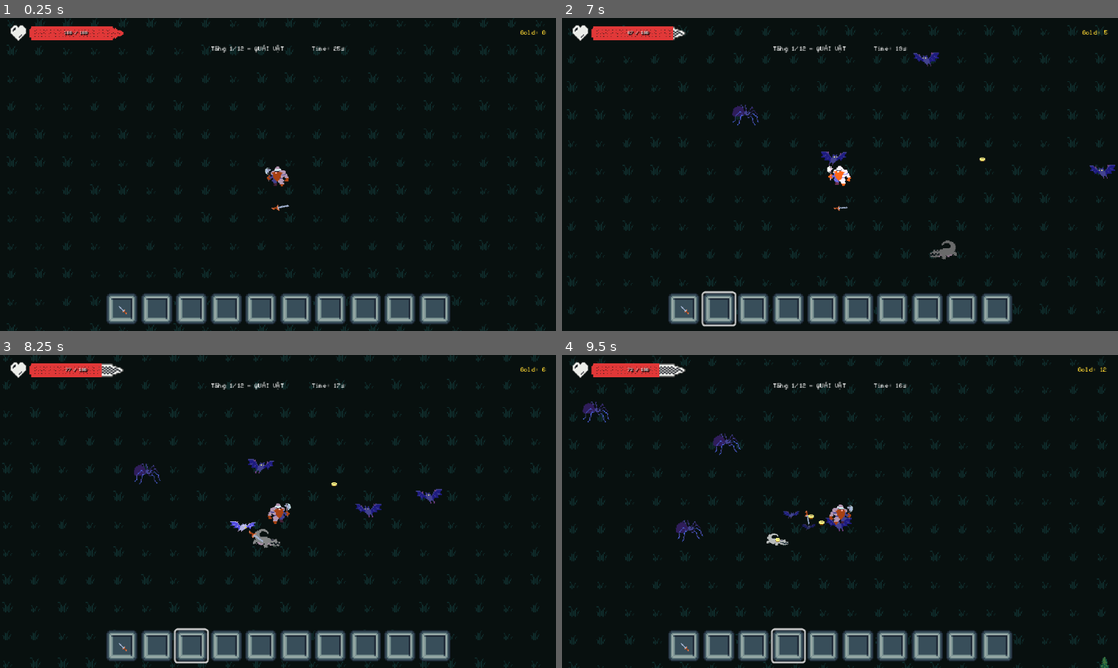
Above: before the commit, frames 1-4 (two rows, left to right).
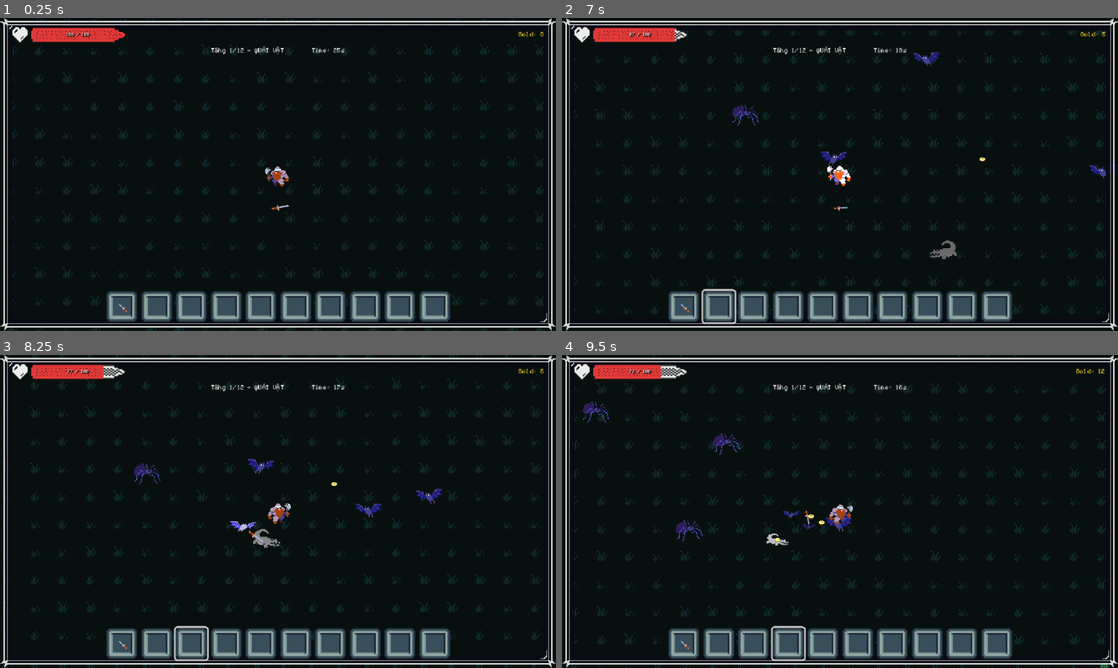
Above: after the commit, the same moments.

Repository: khanh-dinh26/NightSpire-Survival
Game: Godot game, scene res://src/arena/Arena.tscn
The game is run twice, just before and just after one commit, with the same random seed, the same clock (stepped at 60 frames per second) and the same inputs. This scene is started directly instead of the project's main scene. Sound files missing from this copy of the repository are replaced by a short silence.
Inputs (mouse positions are in pixels of both pictures, inside the frame that each line leads up to):
- Up to frame 1 (0.25 s): no input
- Up to frame 2 (7 s): click (684, 309) at 0.52 s; click "Hủy" at 1.25 s; tap Enter at 2 s; move the mouse to (962, 158) at 2.02 s; hold Right (ui_right) 2.03-2.78 s; tap E every 1.5 s from 2.1 to 6.6 s; move the mouse to (728, 190) at 2.77 s; hold Down (ui_down) 2.78-3.53 s; tap 1 at 2.85, 4.35, 5.85 s; move the mouse to (895, 105) at 3.52 s; hold Right (ui_right) 3.53-4.28 s; move the mouse to (812, 237) at 4.27 s; hold Up (ui_up) 4.28-5.03 s; move the mouse to (1006, 221) at 5.02 s; hold Left (ui_left) 5.03-6.53 s; move the mouse to (673, 127) at 5.77 s; move the mouse to (867, 174) at 6.52 s; hold Down (ui_down) from 6.53 s (still down)
- Up to frame 3 (8.25 s): move the mouse to (194, 433) at 7.27 s; release Down (ui_down) at 7.28 s; hold Right (ui_right) 7.28-8.03 s; tap 1 at 7.35 s; move the mouse to (400, 495) at 8.02 s; hold Up (ui_up) from 8.03 s (still down); tap E at 8.1 s
- Up to frame 4 (9.5 s): move the mouse to (728, 527) at 8.77 s; release Up (ui_up) at 8.78 s; hold Right (ui_right) from 8.78 s (still down); tap 1 at 8.85 s

The runs differ from the first frame. In frame 1, 7.1% of the frame differs, in the area x 0-100%, y 0-100%; in frame 2, 7.3%; in frame 3, 7.2%; in frame 4, 7.3%.

Commit message:
feat: show spell level on inventory slots and add decorative retro screen border

Diff:
--- a/src/ui/HUD.gd
+++ b/src/ui/HUD.gd
@@ -22,6 +22,7 @@
 @onready var endgame_panel: PanelContainer = $EndgamePanel
 @onready var endgame_menu_btn: Button = $EndgamePanel/Margin/VBox/Buttons/MenuButton
 @onready var endgame_darknight_btn: Button = $EndgamePanel/Margin/VBox/Buttons/DarkNightButton
+@onready var screen_border: NinePatchRect = $ScreenBorder
 
 var spawner: Spawner = null
 
@@ -50,6 +51,15 @@
 	_update_hp_display(GameManager.player_current_hp, GameManager.player_max_hp)
 	_on_gold_changed(GameManager.gold)
 	_update_buffs_display()
+	_update_screen_border()
+
+
+func _update_screen_border() -> void:
+	if screen_border != null:
+		if GameManager.is_dark_night:
+			screen_border.modulate = Color(0.85, 0.6, 1.0, 0.95)
+		else:
+			screen_border.modulate = Color(1.0, 1.0, 1.0, 0.9)
 
 
 func setup_spawner(p_spawner: Spawner) -> void:
@@ -156,6 +166,7 @@
 
 
 func _on_wave_started(floor_idx: int) -> void:
+	_update_screen_border()
 	var cfg: FloorConfig = GameManager.get_current_floor_config()
 	var type_str: String = "QUÁI VẬT"
 	if cfg != null:
--- a/src/ui/HUD.tscn
+++ b/src/ui/HUD.tscn
@@ -13,16 +13,31 @@
 [node name="HUD" type="CanvasLayer"]
 script = ExtResource("1_script")
 
+[node name="ScreenBorder" type="NinePatchRect" parent="."]
+texture_filter = 0
+anchors_preset = 15
+anchor_right = 1.0
+anchor_bottom = 1.0
+grow_horizontal = 2
+grow_vertical = 2
+mouse_filter = 2
+texture = ExtResource("3_ui")
+draw_center = false
+patch_margin_left = 14
+patch_margin_top = 14
+patch_margin_right = 14
+patch_margin_bottom = 14
+
 [node name="MarginContainer" type="MarginContainer" parent="."]
 anchors_preset = 15
 anchor_right = 1.0
 anchor_bottom = 1.0
 grow_horizontal = 2
 grow_vertical = 2
-theme_override_constants/margin_left = 12
-theme_override_constants/margin_top = 8
-theme_override_constants/margin_right = 12
-theme_override_constants/margin_bottom = 8
+theme_override_constants/margin_left = 14
+theme_override_constants/margin_top = 10
+theme_override_constants/margin_right = 14
+theme_override_constants/margin_bottom = 10
 
 [node name="VBoxContainer" type="VBoxContainer" parent="MarginContainer"]
 layout_mode = 2
--- a/src/ui/InventorySlot.gd
+++ b/src/ui/InventorySlot.gd
@@ -11,6 +11,7 @@
 @onready var click_btn: Button = $ClickButton
 @onready var level_label: Label = $LevelLabel
 @onready var emblem_rect: TextureRect = $EmblemRect
+@onready var emblem_level_label: Label = $EmblemLevelLabel
 
 var current_item: ItemData = null
 var _slot_sheet: Texture2D = preload("res://assets/sprites/Sample-InventorySlotsSet.png")
@@ -61,11 +62,16 @@
 			if not item.embedded_spell.is_empty() and _spell_icons.has(item.embedded_spell):
 				emblem_rect.texture = _spell_icons[item.embedded_spell]
 				emblem_rect.visible = true
+				if emblem_level_label != null:
+					emblem_level_label.text = "L%d" % item.embedded_spell_level
+					emblem_level_label.visible = true
 				effect_text += "\n[Khảm Phép: %s Lv.%d (Tự Động Bắn)]" % [
 					item.embedded_spell.capitalize(), item.embedded_spell_level
 				]
 			else:
 				emblem_rect.visible = false
+				if emblem_level_label != null:
+					emblem_level_label.visible = false
 
 		click_btn.tooltip_text = "%s (Lv.%d | Damage: %d)%s\nClick to DROP" % [
 			item.item_name, item.level, item.base_damage, effect_text
@@ -82,6 +88,8 @@
 		level_label.visible = false
 	if emblem_rect != null:
 		emblem_rect.visible = false
+	if emblem_level_label != null:
+		emblem_level_label.visible = false
 	click_btn.tooltip_text = "Empty Slot"
 
 
--- a/src/ui/InventorySlot.tscn
+++ b/src/ui/InventorySlot.tscn
@@ -87,3 +87,22 @@
 mouse_filter = 2
 expand_mode = 1
 stretch_mode = 5
+
+[node name="EmblemLevelLabel" type="Label" parent="."]
+visible = false
+layout_mode = 1
+anchors_preset = 1
+anchor_left = 1.0
+anchor_right = 1.0
+offset_left = -28.0
+offset_top = 1.0
+offset_right = -13.0
+offset_bottom = 15.0
+grow_horizontal = 0
+theme_override_colors/font_color = Color(0.3, 0.9, 1, 1)
+theme_override_colors/font_shadow_color = Color(0, 0, 0, 1)
+theme_override_constants/shadow_offset_x = 1
+theme_override_constants/shadow_offset_y = 1
+theme_override_font_sizes/font_size = 9
+text = "L1"
+horizontal_alignment = 2
